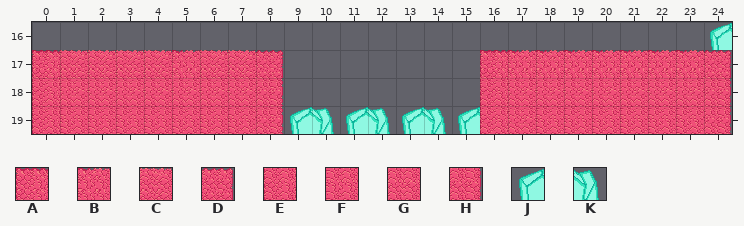
Tiled map: public/assets/lvl8/lvl8.tmx. The picture above is the old version.
Cells are 32x32 px. Shown: x 0..24, y 16..19.
Key: from "tileset": A 8, B 9, C 10, D 11, E 16, F 17, G 18, H 19, J 72, K 73.
_ is an empty cell.
Layer "Background" before, first column x 0:
16 ________________________J
17 ACCCCBCCD_______ABBBBBBBD
18 EGGGGGGGH_______EGGGGGGGH
19 EFFFFFFFHJKJKJKJEGFFFFFFH
Now the later version:
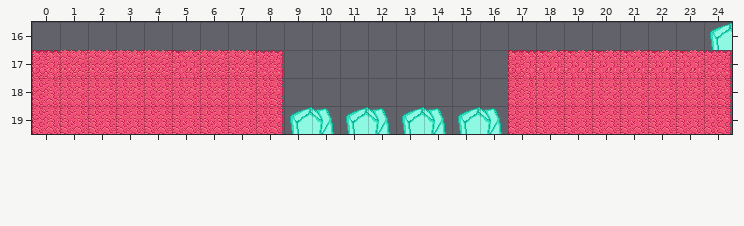
Changes in this commit:
Layer "Background":
Tile B becomes tile A in row 17 at x 17.
Tile G becomes tile E in rows 18 to 19 at x 17.
Tile E becomes tile K in row 19 at x 16.
Tile A is removed in row 17 at x 16.
Tile E is removed in row 18 at x 16.
Changed places in both pictures, as pixel boxes (x1, y1, x2, y2):
changed: (480, 50, 536, 134)
